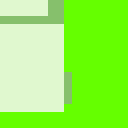
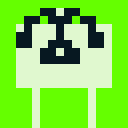
Before/after of a 128×128 layered artwork. What changed in the layer stack:
hid group "train4" (4 layers) over [left=0, top=0, right=112, bottom=128]
added layer "Layer 9" above "Alcohol" over [left=16, top=8, right=112, bottom=128]
